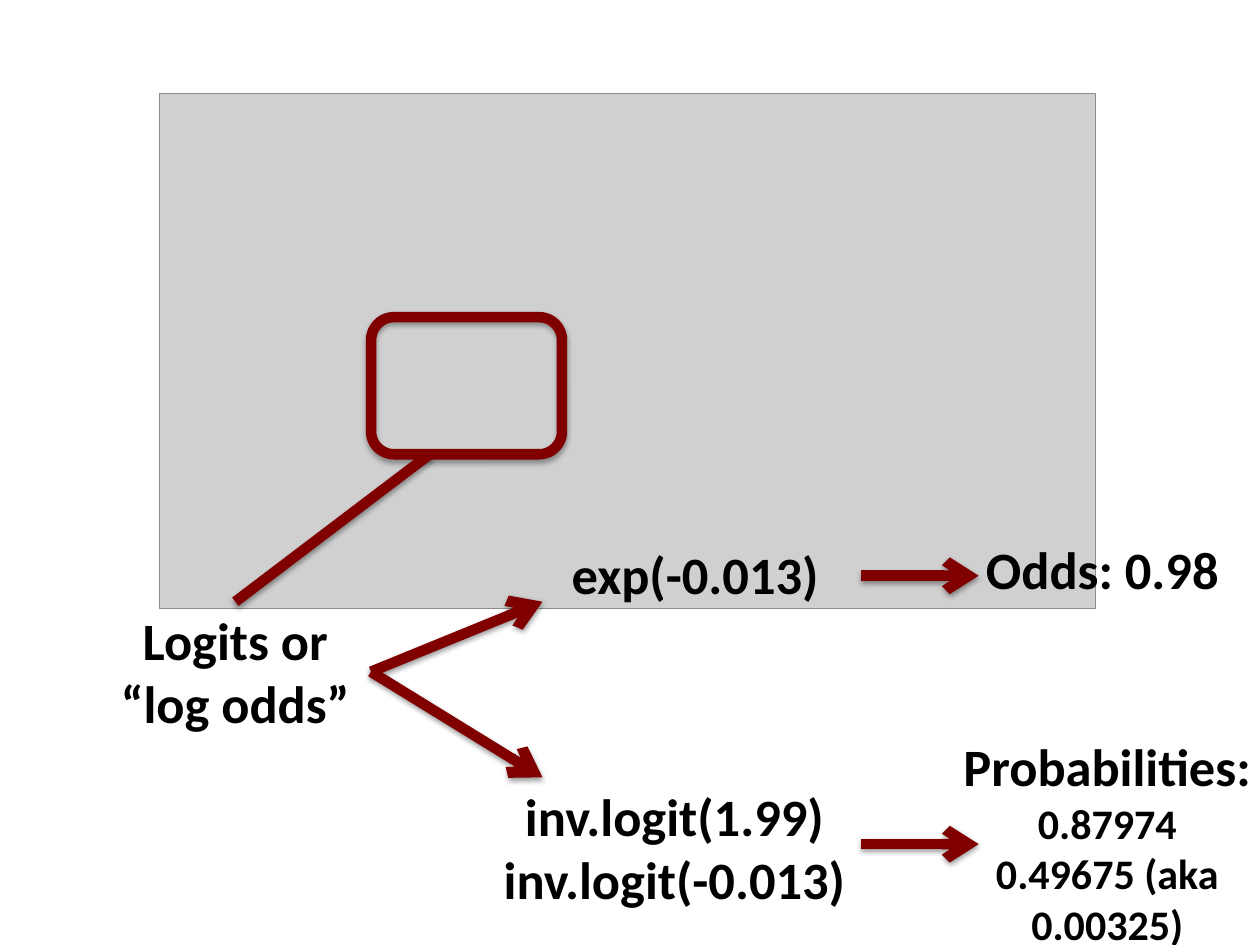
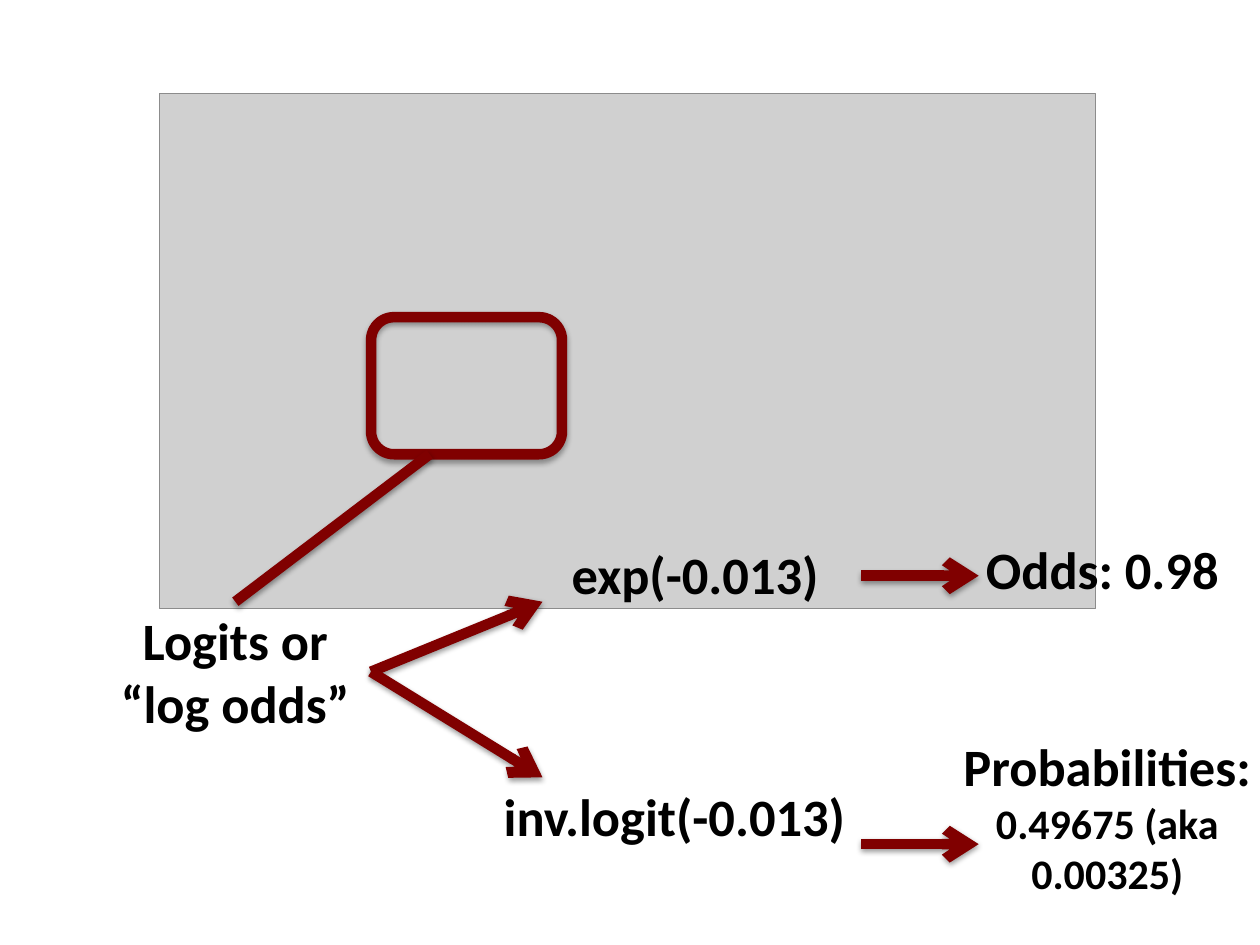
Before and after one commit to ethanweed/Stats4Humanities2016, a slide deck: slide 43 of Day5/Lecture 5.pptx. Drawn at 1260x945 pixels with LibreOffice and Linux fonts; fonts in the diff are those of the drawing; grey boxes stand for pictures. Boxes give left, top, right and bottom in pixels: in the first picture for what was removed or moved away, otherwise in the second. Text is boxed around its words. In the diff, an @@ line names an element or a change of style, - is before the commit and + after.

```diff
--- a/Day5/Lecture 5.pptx
+++ b/Day5/Lecture 5.pptx
@@ text at [525,797,824,845]: paragraph removed @@
-inv.logit(1.99)
@@ text at [1038,810,1177,840]: paragraph removed @@
-0.87974
```
Also in this commit, not shown: 4 other slides changed, 4 other files.
